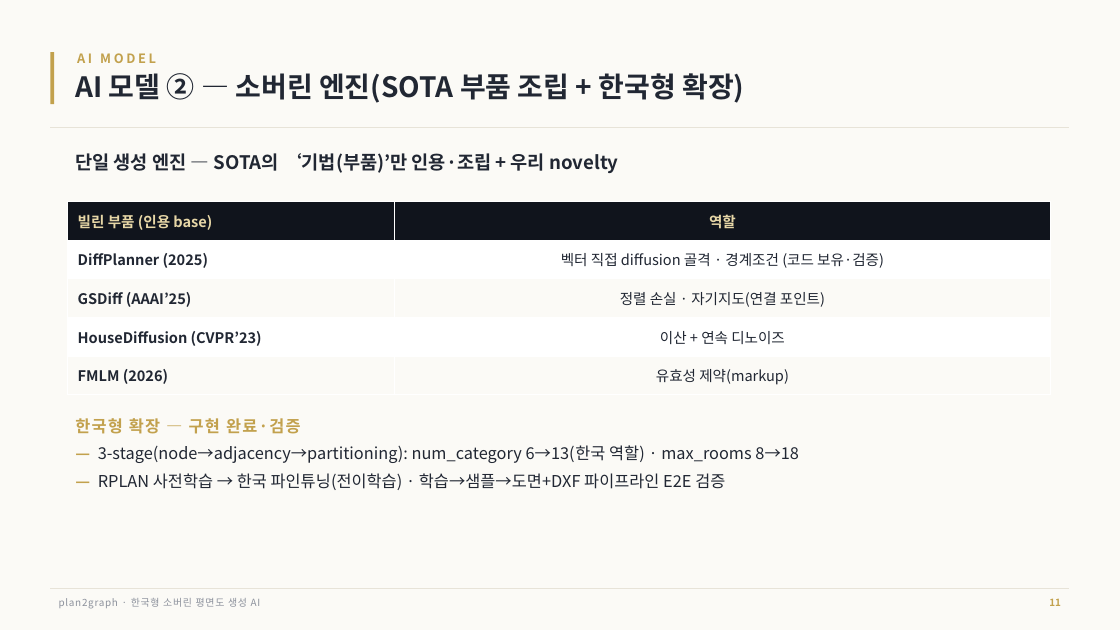
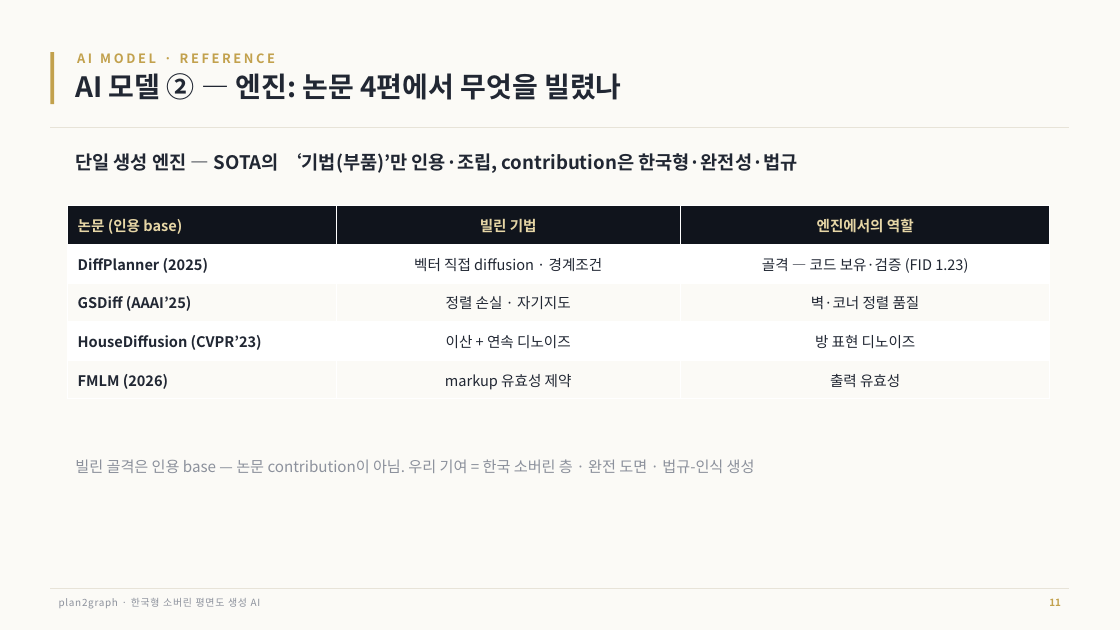
Before and after one commit to wissens2024/plan2graph, a slide deck: slide 11 of docs/plan2graph_중간발표.pptx. Drawn at 1120x630 pixels with LibreOffice and Linux fonts; fonts in the diff are those of the drawing. Boxes give left, top, right and bottom in pixels: in the first picture for what was removed or moved away, otherwise in the second. Text is boxed around its words. In the diff, an @@ line names an element or a change of style, - is before the commit and + after.

Commit message:
docs(ppt): 일반론→데이터/개발경과 보고서식 (카테고리별 문제·변환·추출 + 엔진 논문참조·아키텍처·학습)
- 데이터 ②: AI-Hub 카테고리별(provenance) 문제→변환 상세표 (dual/spa·str V2V복구/objocr
  2패스/dedup/nonfp, 실측 도면수)
- 데이터 ③: 추출 방법(V2V YOLO mAP 0.90→0.964·objocr 2패스 세대크롭·CRC32 dedup·g-0.3 병합)
- 데이터 ④: 품질게이트 사유별 원인 표(현관≠1=다세대병합 등)
- 엔진: 논문4편 참조표 / 한국형 아키텍처 변경표(6→13·8→18·8×8→18×18·Linear차원) / 학습방법
  (korean_to_engine 변환·3stage 레시피·ARM-A/B·평가축)
20슬라이드·표9개. 프리미엄 디자인 유지.

```diff
--- a/docs/plan2graph_중간발표.pptx
+++ b/docs/plan2graph_중간발표.pptx
@@ text at (x1=77, y1=53, x2=275, y2=63): text changed @@
-AI MODEL
+AI MODEL · REFERENCE
@@ text at (x1=75, y1=73, x2=621, y2=100): text changed @@
-AI 모델 ② — 소버린 엔진(SOTA 부품 조립 + 한국형 확장)
+AI 모델 ② — 엔진: 논문 4편에서 무엇을 빌렸나
@@ text at (x1=75, y1=153, x2=797, y2=173): text changed @@
-단일 생성 엔진 — SOTA의 ‘기법(부품)’만 인용·조립 + 우리 novelty
+단일 생성 엔진 — SOTA의 ‘기법(부품)’만 인용·조립, contribution은 한국형·완전성·법규
@@ table at (x1=67, y1=206, x2=1050, y2=399) @@
-column 1: 빌린 부품 (인용 base) | DiffPlanner (2025) | GSDiff (AAAI’25) | HouseDiffusion (CVPR’23) | FMLM (2026)
-column 2: 역할 | 벡터 직접 diffusion 골격 · 경계조건 (코드 보유·검증) | 정렬 손실 · 자기지도(연결 포인트) | 이산 + 연속 디노이즈 | 유효성 제약(markup)
+column 1: 논문 (인용 base) | DiffPlanner (2025) | GSDiff (AAAI’25) | HouseDiffusion (CVPR’23) | FMLM (2026)
+column 2: 빌린 기법 | 벡터 직접 diffusion · 경계조건 | 정렬 손실 · 자기지도 | 이산 + 연속 디노이즈 | markup 유효성 제약
+column 3: 엔진에서의 역할 | 골격 — 코드 보유·검증 (FID 1.23) | 벽·코너 정렬 품질 | 방 표현 디노이즈 | 출력 유효성
@@ table moved from (x1=67, y1=202, x2=1050, y2=395) to (x1=67, y1=206, x2=1050, y2=399) @@
@@ text at (x1=75, y1=459, x2=755, y2=473): text changed; size 14 to 13 pt; text colour #212733 to #8C919C @@
-한국형 확장 — 구현 완료·검증
-— 3-stage(node→adjacency→partitioning): num_category 6→13(한국 역할) · max_rooms 8→18
-— RPLAN 사전학습 → 한국 파인튜닝(전이학습) · 학습→샘플→도면+DXF 파이프라인 E2E 검증
+빌린 골격은 인용 base — 논문 contribution이 아님. 우리 기여 = 한국 소버린 층 · 완전 도면 · 법규-인식 생성
```
Also in this commit, not shown: 8 other slides changed, 3 slides added, 1 slide removed, 1 other file.
